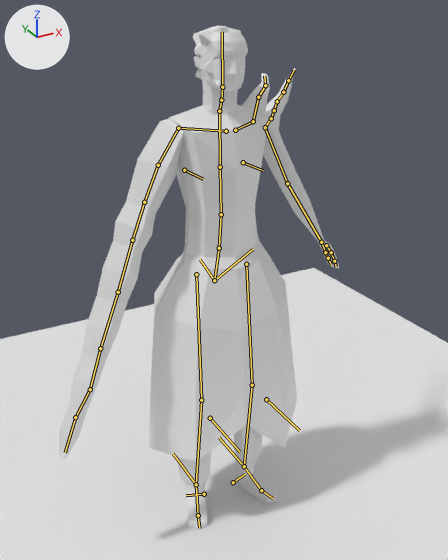
Two versions of the Blender file salemstalker/Assets/3D/charatermodel/half_hollow.blend, one commit apart.
Both versions are drawn from a 50 mm camera at (-1.0, -1.838, 1.916) aimed at (0.001, -0.017, 1.006). The lights are fixed; the arrows at upper left show +X, +Y and +Z. The bones that bend it are drawn over the model as lines.
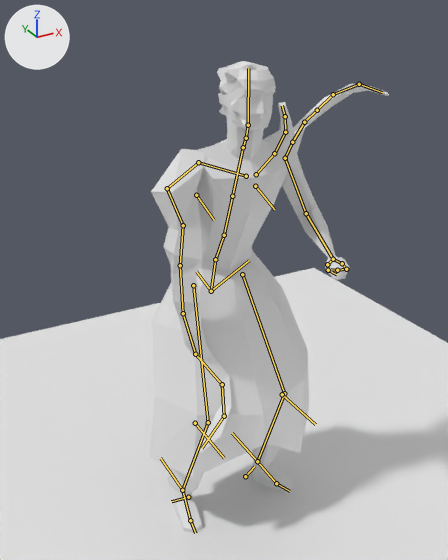
The newer file adds an action. The first version stands in its rest pose; the second is drawn at frame 30 of the action 'idle-loop'.

Location of each change, [x1, y1, x2, y2] in pixels of the pictures (448 x 560 px):
'Cube', posed (8% wider)
    before: [149, 73, 297, 529]
    after: [149, 102, 309, 533]
'Cube.002', posed (15% narrower)
    before: [59, 68, 339, 459]
    after: [151, 84, 389, 453]
'Cube.003', posed (7% wider, 10% taller)
    before: [193, 26, 248, 115]
    after: [217, 61, 276, 159]
bone 'spine', root to tip
    before: (214, 280) to (219, 248)
    after: (211, 291) to (215, 259)
bone 'spine.001', root to tip
    before: (219, 248) to (221, 214)
    after: (215, 259) to (224, 235)
bone 'spine.004', root to tip
    before: (219, 111) to (221, 100)
    after: (243, 147) to (246, 138)
bone 'spine.005', root to tip
    before: (221, 100) to (222, 87)
    after: (246, 138) to (248, 125)
bone 'upper_arm.L', root to tip
    before: (265, 127) to (287, 183)
    after: (285, 158) to (306, 213)
bone 'forearm.L', root to tip
    before: (287, 183) to (321, 242)
    after: (306, 213) to (333, 259)
bone 'hand.L', root to tip
    before: (321, 242) to (326, 245)
    after: (333, 259) to (342, 263)
bone 'hand.L.001', root to tip
    before: (326, 245) to (331, 252)
    after: (342, 263) to (346, 269)
bone 'hand.L.002', root to tip
    before: (331, 252) to (334, 261)
    after: (346, 269) to (337, 270)
bone 'hand.L.003', root to tip
    before: (334, 261) to (336, 266)
    after: (337, 270) to (331, 269)
bone 'forearm.L.001', root to tip
    before: (321, 242) to (325, 252)
    after: (333, 259) to (327, 264)
bone 'forearm.L.003', root to tip
    before: (328, 258) to (331, 264)
    after: (328, 270) to (336, 274)
bone 'shoulder.L.002', root to tip
    before: (258, 97) to (265, 85)
    after: (285, 132) to (285, 116)
bone 'shoulder.L.003', root to tip
    before: (265, 85) to (264, 76)
    after: (285, 116) to (282, 105)
bone 'upper_arm.L.002', root to tip
    before: (271, 118) to (274, 110)
    after: (292, 142) to (304, 122)
bone 'upper_arm.L.003', root to tip
    before: (274, 110) to (277, 101)
    after: (304, 122) to (317, 110)
bone 'upper_arm.L.004', root to tip
    before: (277, 101) to (283, 92)
    after: (317, 110) to (333, 94)
bone 'upper_arm.L.005', root to tip
    before: (283, 92) to (288, 80)
    after: (333, 94) to (359, 84)
bone 'upper_arm.L.006', root to tip
    before: (288, 80) to (294, 70)
    after: (359, 84) to (382, 92)
bone 'shoulder.R.001', root to tip
    before: (178, 128) to (158, 165)
    after: (198, 162) to (167, 188)
bone 'shoulder.R.002', root to tip
    before: (158, 165) to (144, 202)
    after: (167, 188) to (183, 225)
bone 'shoulder.R.003', root to tip
    before: (144, 202) to (132, 240)
    after: (183, 225) to (180, 265)
bone 'shoulder.R.004', root to tip
    before: (132, 240) to (118, 292)
    after: (180, 265) to (183, 313)
bone 'shoulder.R.005', root to tip
    before: (118, 292) to (100, 348)
    after: (183, 313) to (195, 354)
bone 'shoulder.R.006', root to tip
    before: (100, 348) to (90, 389)
    after: (195, 354) to (222, 384)
bone 'shoulder.R.007', root to tip
    before: (90, 389) to (75, 417)
    after: (222, 384) to (224, 416)
bone 'shoulder.R.008', root to tip
    before: (75, 417) to (65, 452)
    after: (224, 416) to (202, 448)
bone 'foot.L', root to tip
    before: (244, 466) to (261, 490)
    after: (257, 461) to (276, 483)
bone 'foot.R', root to tip
    before: (196, 484) to (198, 515)
    after: (182, 490) to (190, 520)
bone 'ik_shin.L.001', root to tip
    before: (244, 466) to (219, 437)
    after: (257, 461) to (232, 433)
bone 'ik_shin.R.001', root to tip
    before: (196, 484) to (173, 453)
    after: (182, 490) to (160, 458)

The change in detail:
Bone 'spine' (bone_spine) moves from (0.0, 0.0, 0.0) to (0.0, -0.062, -0.014).
Bone 'spine.001' (bone_spine_001) turns from (0, 0, 0) to (22, 0, 0) degrees about its own x, y and z.
Bone 'spine.004' (bone_spine_004) turns from (0, 0, 0) to (-14, 0, 0) degrees about its own x, y and z.
Bone 'spine.005' (bone_spine_005) turns from (0, 0, 0) to (-8, 0, 0) degrees about its own x, y and z.
Bone 'upper_arm.L' (bone_upper_arm_l) turns from (0, 0, 0) to (19, -9, -4) degrees about its own x, y and z.
Bone 'forearm.L' (bone_forearm_l) turns from (0, 0, 0) to (79, 15, -9) degrees about its own x, y and z.
Bone 'hand.L' (bone_hand_l) turns from (0, 0, 0) to (-16, -8, 21) degrees about its own x, y and z.
Bone 'hand.L.001' (bone_hand_l_001) turns from (0, 0, 0) to (8, 10, -20) degrees about its own x, y and z.
Bone 'hand.L.002' (bone_hand_l_002) turns from (0, 0, 0) to (31, 21, -45) degrees about its own x, y and z.
Bone 'hand.L.003' (bone_hand_l_003) turns from (0, 0, 0) to (9, 8, -76) degrees about its own x, y and z.
Bone 'forearm.L.001' (bone_forearm_l_001) turns from (0, 0, 0) to (-24, 0, -8) degrees about its own x, y and z.
Bone 'forearm.L.003' (bone_forearm_l_003) turns from (0, 0, 0) to (-9, -45, 41) degrees about its own x, y and z.
Bone 'shoulder.L.002' (bone_shoulder_l_002) turns from (0, 0, 0) to (36, -12, 32) degrees about its own x, y and z.
Bone 'shoulder.L.003' (bone_shoulder_l_003) turns from (0, 0, 0) to (-23, 5, -12) degrees about its own x, y and z.
Bone 'upper_arm.L.002' (bone_upper_arm_l_002) turns from (0, 0, 0) to (59, 48, 24) degrees about its own x, y and z.
Bone 'upper_arm.L.003' (bone_upper_arm_l_003) turns from (0, 0, 0) to (-11, -24, -8) degrees about its own x, y and z.
Bone 'upper_arm.L.004' (bone_upper_arm_l_004) turns from (0, 0, 0) to (-4, -28, 2) degrees about its own x, y and z.
Bone 'upper_arm.L.005' (bone_upper_arm_l_005) turns from (0, 0, 0) to (5, -8, -30) degrees about its own x, y and z.
Bone 'upper_arm.L.006' (bone_upper_arm_l_006) turns from (0, 0, 0) to (-21, 7, -37) degrees about its own x, y and z.
Bone 'shoulder.R.001' (bone_shoulder_r_001) turns from (0, 0, 0) to (25, 6, 22) degrees about its own x, y and z.
Bone 'shoulder.R.002' (bone_shoulder_r_002) turns from (0, 0, 0) to (-73, 13, -36) degrees about its own x, y and z.
Bone 'shoulder.R.003' (bone_shoulder_r_003) turns from (0, 0, 0) to (24, 13, 15) degrees about its own x, y and z.
Bone 'shoulder.R.004' (bone_shoulder_r_004) turns from (0, 0, 0) to (1, 20, -15) degrees about its own x, y and z.
Bone 'shoulder.R.005' (bone_shoulder_r_005) turns from (0, 0, 0) to (2, 12, -14) degrees about its own x, y and z.
Bone 'shoulder.R.006' (bone_shoulder_r_006) turns from (0, 0, 0) to (-33, -22, -4) degrees about its own x, y and z.
Bone 'shoulder.R.007' (bone_shoulder_r_007) turns from (0, 0, 0) to (8, -3, 40) degrees about its own x, y and z.
Bone 'shoulder.R.008' (bone_shoulder_r_008) turns from (0, 0, 0) to (15, -12, 38) degrees about its own x, y and z.
Bone 'foot.L' (bone_foot_l) turns from (0, 0, 0) to (-5, -2, 1) degrees about its own x, y and z.
Bone 'foot.R' (bone_foot_r) turns from (0, 0, 0) to (-11, -8, -24) degrees about its own x, y and z.
Bone 'ik_shin.L.001' (bone_ik_shin_l_001) moves from (0.0, 0.0, 0.0) to (0.074, 0.0, 0.001).
Bone 'ik_shin.R.001' (bone_ik_shin_r_001) moves from (0.0, 0.0, 0.0) to (-0.065, 0.0, 0.001).
